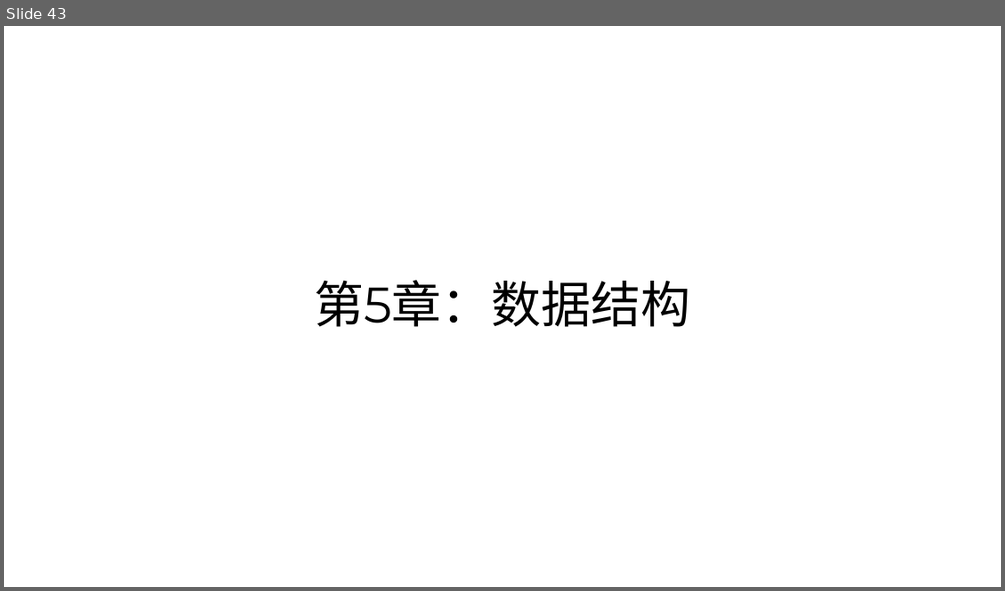
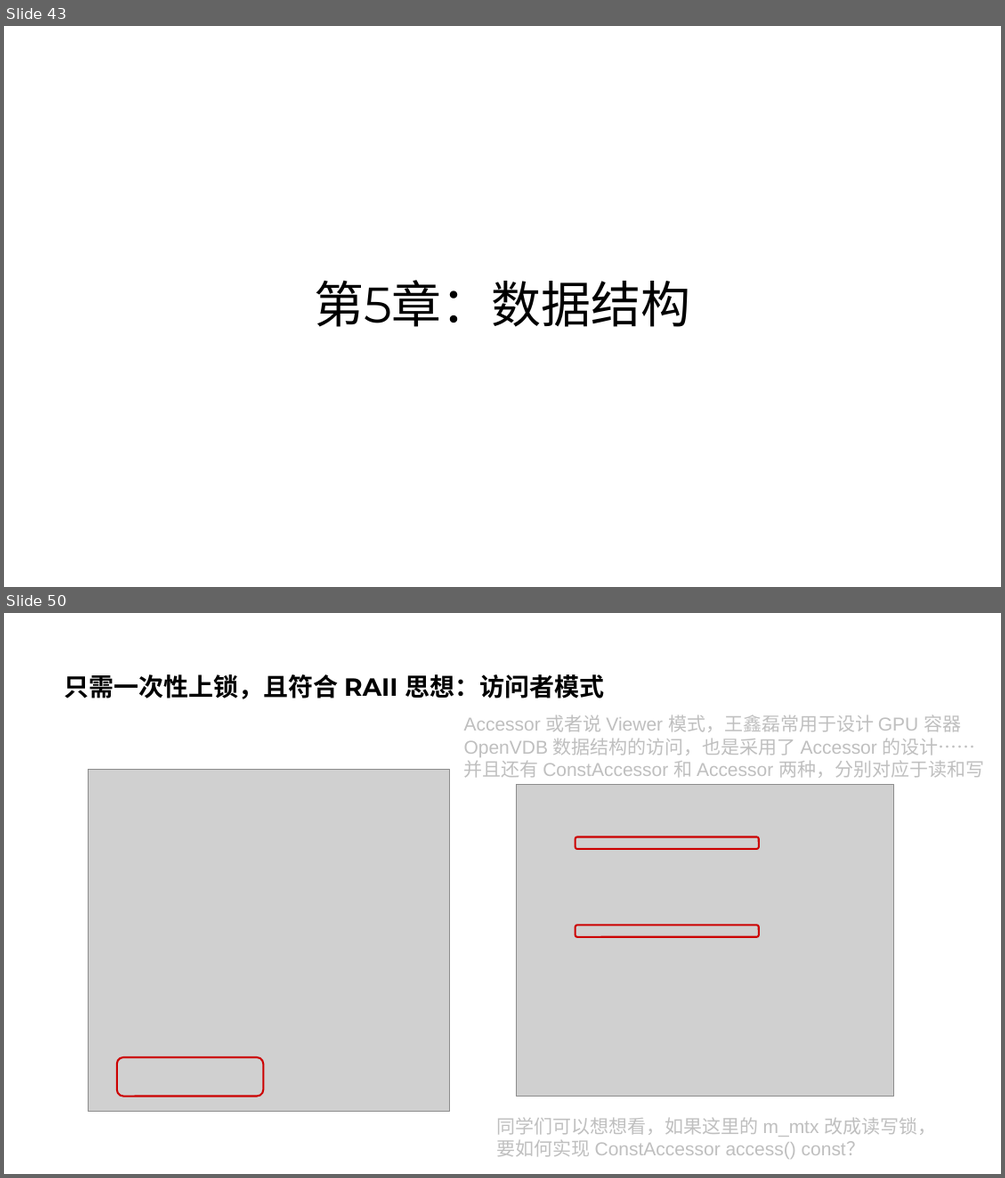
Before and after one commit to parallel101/course, a slide deck: 05/slides.pptx. Shown one above the other, each under a label of ours: slide 43 before the commit, slides 43 and 50 after it; the slides between them are not shown. The pictures are 1005x591 and 1005x1178 pixels, drawn with LibreOffice and Linux fonts; fonts in the diff are those of the drawing; grey boxes stand for pictures. Boxes give left, top, right and bottom in pixels: in the first picture for what was removed or moved away, otherwise in the second. Text is boxed around its words. In the diff, an @@ line names an element or a change of style, - is before the commit and + after.

```diff
--- a/05/slides.pptx
+++ b/05/slides.pptx
@@ slide 50 added at bbox=[4, 613, 1001, 1174], background #FFFFFF @@
@@ title added at bbox=[65, 674, 605, 699], 24 pt, text #000000, bold @@
+只需一次性上锁，且符合 RAII 思想：访问者模式
@@ text added at bbox=[464, 714, 984, 778], 18 pt, text #BFBFBF @@
+Accessor 或者说 Viewer 模式，王鑫磊常用于设计 GPU 容器 OpenVDB 数据结构的访问，也是采用了 Accessor 的设计……
+并且还有 ConstAccessor 和 Accessor 两种，分别对应于读和写
@@ picture added at bbox=[88, 770, 449, 1111] @@
@@ picture added at bbox=[517, 784, 894, 1096] @@
@@ rounded rectangle added at bbox=[575, 836, 759, 849], outline #CC0000 1.75 pt @@
@@ rounded rectangle added at bbox=[575, 925, 759, 937], outline #CC0000 1.75 pt @@
@@ rounded rectangle added at bbox=[117, 1057, 264, 1096], outline #CC0000 1.75 pt @@
@@ text added at bbox=[497, 1117, 936, 1159], 18 pt, text #BFBFBF @@
+同学们可以想想看，如果这里的 m_mtx 改成读写锁，要如何实现 ConstAccessor access() const？
```
Also in this commit, not shown: 3 slides changed, 6 other slides added, 2 slides removed, 15 other files.
